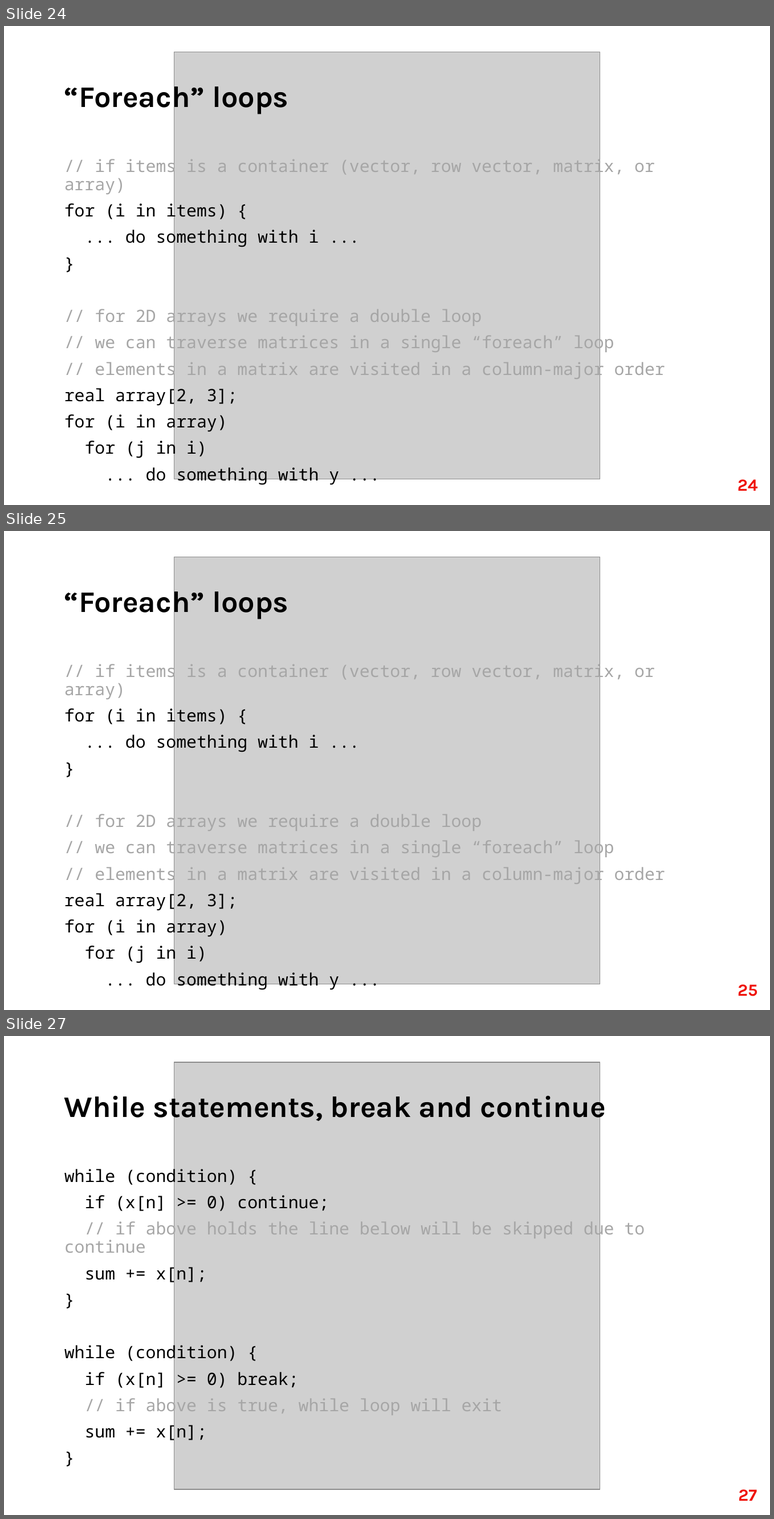
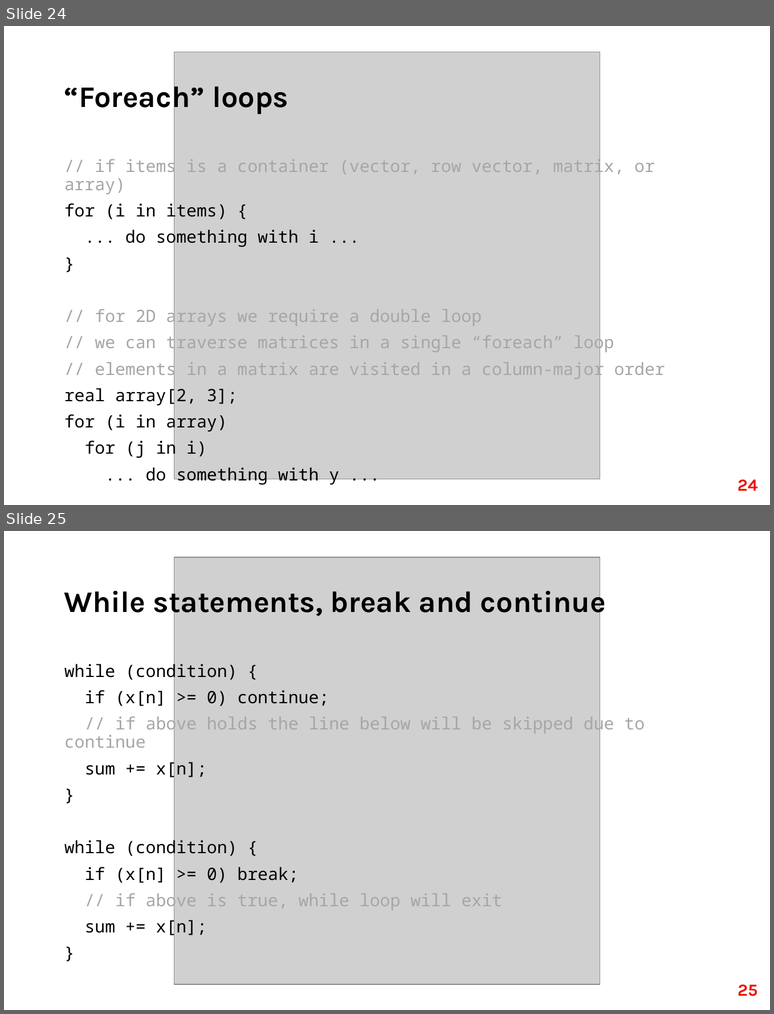
Before and after one commit to fri-datascience/course_bs, a slide deck: Session_03_Probabilistic_programming/Probabilistic_programming.pptx. Shown one above the other, each under a label of ours: slides 24, 25 and 27 before the commit, slides 24 and 25 after it; the slides between them are not shown. The pictures are 774x1519 and 774x1014 pixels, drawn with LibreOffice and Linux fonts; fonts in the diff are those of the drawing; grey boxes stand for pictures. Boxes give left, top, right and bottom in pixels: in the first picture for what was removed or moved away, otherwise in the second. Text is boxed around its words. In the diff, an @@ line names an element or a change of style, - is before the commit and + after.

```diff
--- a/Session_03_Probabilistic_programming/Probabilistic_programming.pptx
+++ b/Session_03_Probabilistic_programming/Probabilistic_programming.pptx
@@ slide 25 removed at (4,531,770,1010), background #FFFFFF @@
@@ picture removed at (174,557,600,984) @@
@@ title removed at (64,585,288,619) @@
-“Foreach” loops
@@ text removed at (64,661,665,964) @@
-// if items is a container (vector, row vector, matrix, or array)
-for (i in items) {
-... do something with i ...
-}
-// for 2D arrays we require a double loop
-// we can traverse matrices in a single “foreach” loop
-// elements in a matrix are visited in a column-major order
-real array[2, 3];
-for (i in array)
-for (j in i)
-... do something with y ...
@@ page number removed at (738,984,758,996) @@
-25
@@ what was slide 27 is now slide 25 @@
@@ page number at (738,984,758,996): text changed @@
-27
+25
```
Also in this commit, not shown: 3 slides changed, 1 other slide removed, 3 other files.
